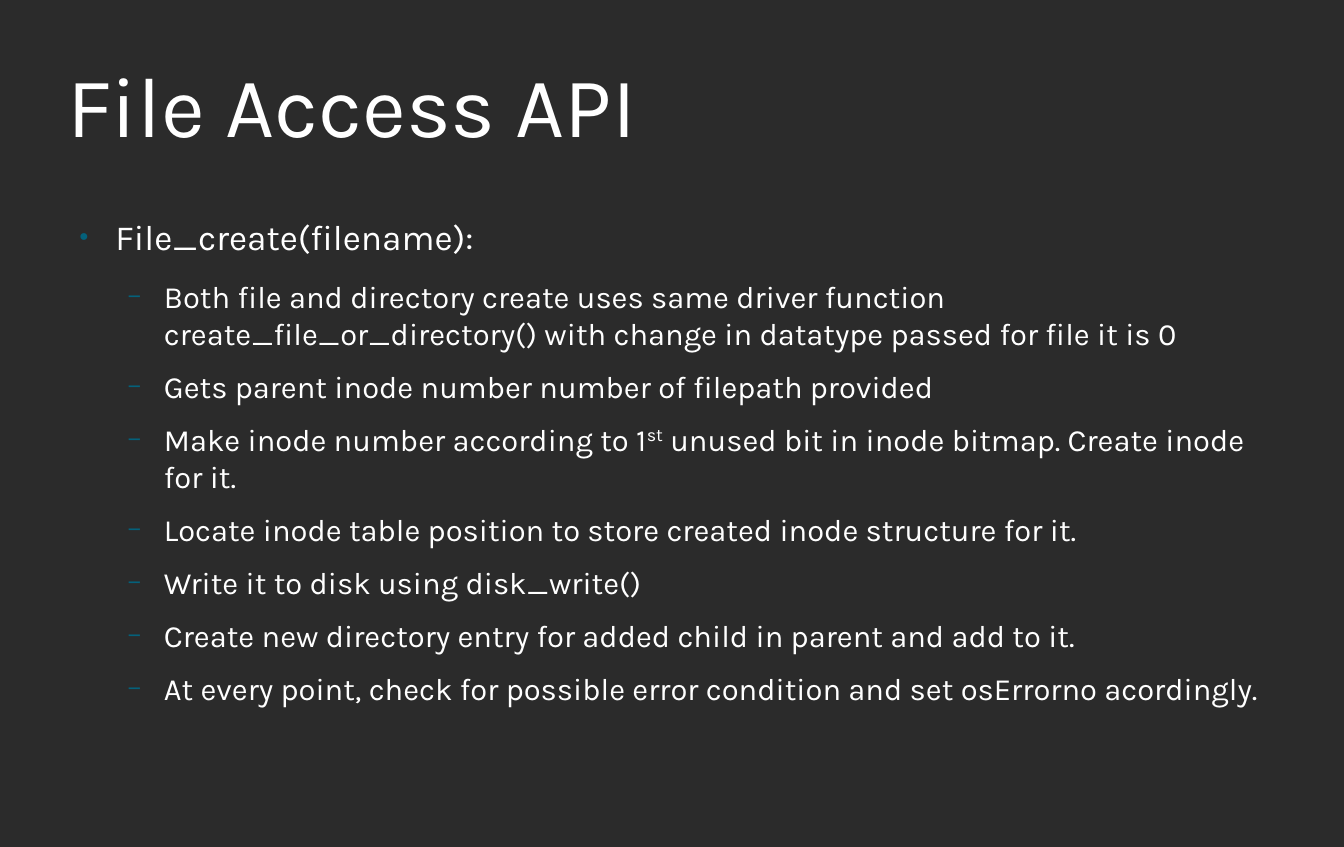
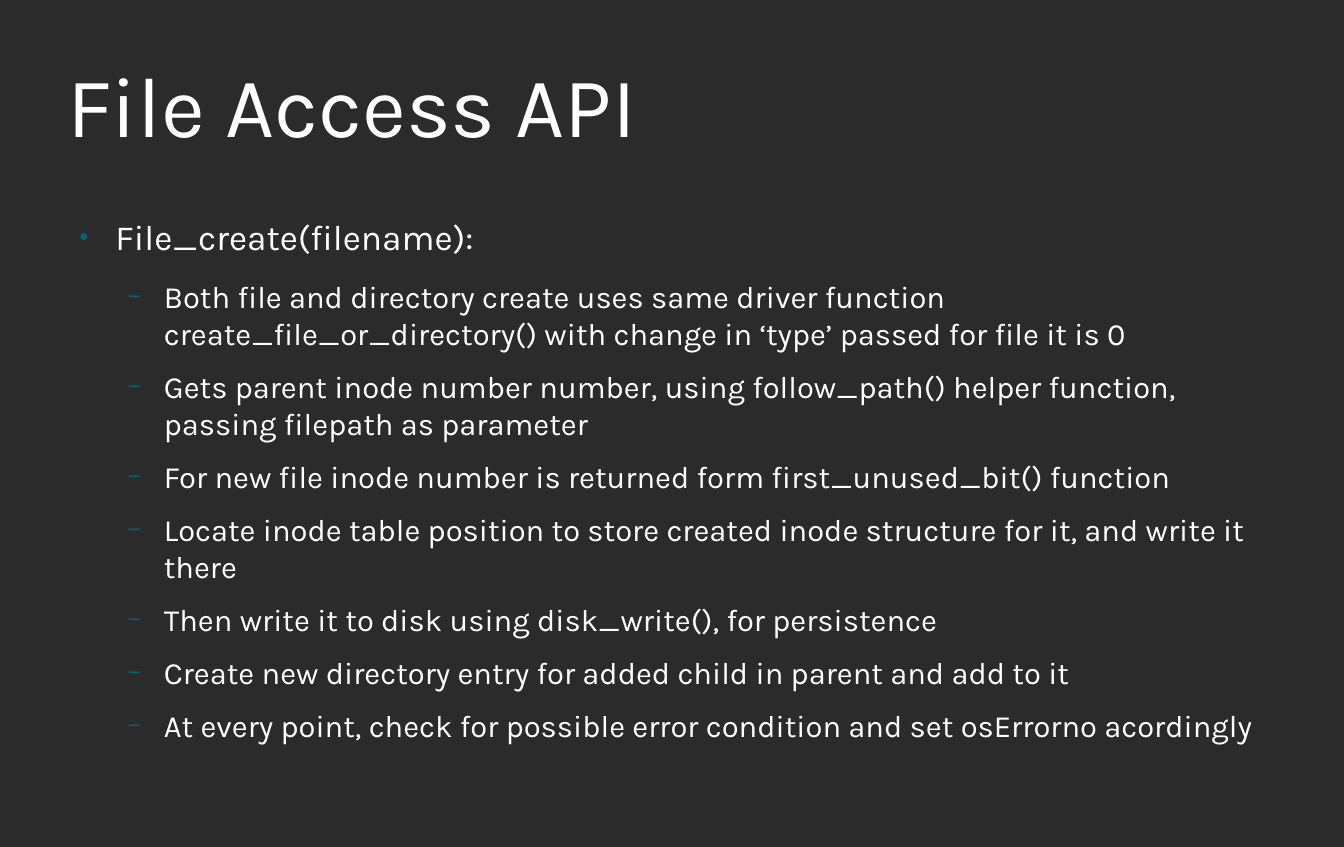
Before and after one commit to ankitmishra16/FIle-System, a slide deck: slide 11 of OS_Project_Report.odp (slide 10 before the commit). Drawn at 1344x847 pixels with LibreOffice and Linux fonts; fonts in the diff are those of the drawing; background and template pictures are left out; a plain dark background stands for a picture behind light text. Boxes give left, top, right and bottom in pixels: in the first picture for what was removed or moved away, otherwise in the second. Text is boxed around its words. In the diff, an @@ line names an element or a change of style, - is before the commit and + after.

```diff
--- a/OS_Project_Report.odp
+++ b/OS_Project_Report.odp
@@ text at (164, 286, 1252, 745): text changed @@
-  − Both file and directory create uses same driver function create_file_or_directory() with change in datatype passed for file it is 0
-  − Gets parent inode number number of filepath provided
-  − Make inode number according to 1st unused bit in inode bitmap. Create inode for it.
-  − Locate inode table position to store created inode structure for it.
-  − Write it to disk using disk_write()
-  − Create new directory entry for added child in parent and add to it.
-  − At every point, check for possible error condition and set osErrorno acordingly.
+  − Both file and directory create uses same driver function create_file_or_directory() with change in ‘type’ passed for file it is 0
+  − Gets parent inode number number, using follow_path() helper function, passing filepath as parameter
+  − For new file inode number is returned form first_unused_bit() function
+  − Locate inode table position to store created inode structure for it, and write it there
+  − Then write it to disk using disk_write(), for persistence
+  − Create new directory entry for added child in parent and add to it
+  − At every point, check for possible error condition and set osErrorno acordingly
```
Also in this commit, not shown: 7 other slides changed, 5 slides added, 1 slide removed.
